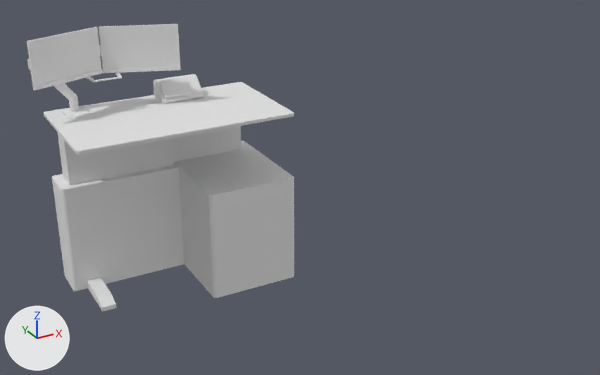
Before and after pictures for a commit that changed the Blender file MarketingSuite/PodiumPC/podium 2 2.blend.
The view is the same before and after, from a 50 mm camera at (-3.66, -4.33, 3.14) aimed at (-1.11, 0.31, 0.82). Arrows for +X, +Y and +Z are at lower left; the lights stay in place.

Objects in the first picture: 'monitor_stand_1.001', 'monitor_stand_2.001', 'monitor_stand_6.001', 'monitor_stand_7', 'podium_1.001', 'podium_2.001', 'podium_3.001', 'podium_monitor_1.001', 'podium_monitor_2.001', 'podium_panel'.
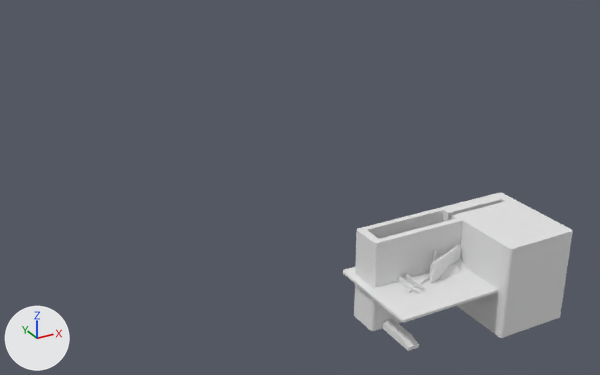
Where the newer file only moved an object's origin or applied its transform, the numbers keep the older frame.

Edits to the bpy script that builds the scene:
```text
Change me_cube_007:
    remove me_cube_007.from_pydata(...)  # 44 vertices, 28 faces; spans x -0.98..-0.691, y 0.82..0.999, z 0.98..1.115
    add me_cube_007.from_pydata(...)  # 40 vertices, 38 faces; spans x -0.136..0.154, y -0.102..0.077, z -0.07..0.065
    me_cube_007 part 1: 44 vertices removed from x -0.98..-0.691, y 0.82..0.999, z 0.98..1.115
    me_cube_007 part 2: 40 vertices added at x -0.136..0.154, y -0.102..0.077, z -0.07..0.065
Change me_cube_011:
    used by ob_podium_monitor_2_001; location = (-2.152, 1.912, 2.676); rotation_euler = (0.0, 0.0, 0.353), in degrees (0, 0, 20); scale = (-1.0, 1.0, 1.0)
    remove me_cube_011.from_pydata(...)  # 26 vertices, 23 faces, 2 loose edges; spans x 0.51..1.0, y -1.008..-0.955, z -1.0..-0.705
    add me_cube_011.from_pydata(...)  # 24 vertices, 21 faces; spans x -0.245..0.245, y -0.018..0.035, z -0.118..0.176
    me_cube_011 part 3: 26 vertices removed from x 0.51..1.0, y -1.008..-0.955, z -1.0..-0.705
    me_cube_011 part 4: 24 vertices added at x -0.245..0.245, y -0.018..0.035, z -0.118..0.176
Change me_cube_014:
    where me_cube_014.from_pydata(...)  # 72 vertices, 45 faces; spans x -1.0..0.4, y 0.2..1.0, z 0.255..1.0
    me_cube_014 part 5: the whole mesh is moved by (0.362, -0.677, -0.621)
Change me_cube_015:
    where me_cube_015.from_pydata(...)  # 78 vertices, 67 faces; spans x -1.0..0.245, y -0.079..0.365, z 0.575..1.0
    me_cube_015 part 6: the whole mesh is moved by (0.581, -0.084, -0.944)
Change me_cube_016:
    where me_cube_016.from_pydata(...)  # 32 vertices, 18 faces; spans x -1.0..0.4, y 0.2..1.0, z 0.98..1.0
    me_cube_016 part 7: the whole mesh is moved by (0.3, -0.6, -0.99)
Change me_circle_002:
    used by ob_monitor_stand_6_001; location = (-3.05, 0.479, 1.85); rotation_euler = (0.0, 0.0, -1.22), in degrees (0, 0, -70); scale = (0.01, 0.01, 0.01)
    remove me_circle_002.from_pydata(...)  # 139 vertices, 47 faces, 2 loose edges; spans x -12.3..22.7, y 36.0..123.6, z -6.5..0.0
    add me_circle_002.from_pydata(...)  # 25 vertices, 22 faces, 1 loose edge; spans x -7.2..27.7, y -47.4..40.2, z -3.3..3.2
    me_circle_002 part 8: 139 vertices removed from x -12.3..22.7, y 36.0..123.6, z -6.5..0.0; 25 vertices added at x -7.2..27.7, y -47.4..40.2, z -3.3..3.2
Change me_cube_020:
    where me_cube_020.from_pydata(...)  # 198 vertices, 141 faces; spans x -3.552..-3.496, y -0.442..-0.194, z 0.937..1.161
    used by ob_monitor_stand_2_001; location = (-4.992, -1.748, 0.655); rotation_euler = (0.201, 0.0, 0.96), in degrees (12, 0, 55); scale = (-1.0, 1.0, 1.0)
    me_cube_020 part 9: the whole mesh is moved by (3.524, 0.318, -1.048)
Change me_circle_001:
    where me_circle_001.from_pydata(...)  # 72 vertices, 42 faces; spans x -0.408..-0.2581, y -0.3247..-0.1995, z 1.4021..1.4532
    me_circle_001 part 10: the whole mesh is moved by (0.3327, 0.2481, -1.4319)
Change ob_podium_panel:
    ob_podium_panel.location: (-0.952, -0.141, 0.465) -> (0.0, 0.0, 0.0)
Change ob_podium_monitor_2_001:
    ob_podium_monitor_2_001.location: (-2.152, 1.912, 2.676) -> (0.0, 0.0, 0.0)
Change ob_podium_monitor_1_001:
    add ob_podium_monitor_1_001.hide_set(True)
Change ob_podium_3_001:
    ob_podium_3_001.location: (-1.66, -0.091, 0.0) -> (0.0, 0.0, 0.0)
Change ob_podium_2_001:
    ob_podium_2_001.location: (-1.594, 0.495, 0.425) -> (0.0, 0.0, 0.0)
Change ob_podium_1_001:
    ob_podium_1_001.location: (-1.66, -0.091, 0.445) -> (0.0, 0.0, 0.0)
Change ob_monitor_stand_6_001:
    ob_monitor_stand_6_001.location: (-3.05, 0.479, 1.85) -> (0.0, 0.0, 0.0)
Change ob_monitor_stand_4_001:
    ob_monitor_stand_4_001.location: (-2.136, -2.641, 0.903) -> (0.0, 0.0, 0.0)
Change ob_monitor_stand_2_001:
    ob_monitor_stand_2_001.location: (-4.992, -1.748, 0.655) -> (0.0, 0.0, 0.0)
Change ob_monitor_stand_1_001:
    ob_monitor_stand_1_001.location: (-2.151, 1.044, 0.043) -> (0.0, 0.0, 0.0)
Change ob_monitor_stand_7:
    ob_monitor_stand_7.location: (-1.378, 1.675, 0.681) -> (0.0, 0.0, 0.0)
```

Where the change shows, as pixel boxes [x1, y1, x2, y2] in the pictures (600 x 375 px):
'podium_3.001', moved
    before: [52, 141, 294, 312]
    after: [354, 193, 573, 351]
'podium_1.001', moved
    before: [44, 82, 294, 154]
    after: [343, 267, 498, 322]
'podium_2.001', moved
    before: [58, 126, 241, 185]
    after: [398, 274, 424, 291]
'podium_monitor_2.001', reshaped, moved
    before: [27, 27, 103, 90]
    after: [430, 244, 461, 284]
'podium_monitor_1.001', hidden
    before: [99, 24, 181, 73]
'podium_panel', reshaped, moved
    before: [153, 74, 204, 104]
    after: [429, 258, 466, 279]
'monitor_stand_2.001', moved (not visible afterwards)
    before: [54, 83, 78, 106]
'monitor_stand_1.001', moved (not visible afterwards)
    before: [61, 105, 89, 118]
'monitor_stand_7', moved
    before: [86, 73, 122, 82]
    after: [433, 245, 458, 262]
'monitor_stand_6.001', reshaped, moved
    before: [27, 45, 101, 70]
    after: [406, 264, 465, 293]
part 1 of me_cube_007, deleted
    before: [153, 74, 204, 104]
part 2 of me_cube_007, added
    after: [429, 258, 466, 279]
part 3 of me_cube_011, deleted
    before: [27, 27, 103, 90]
part 4 of me_cube_011, added
    after: [430, 244, 461, 284]
